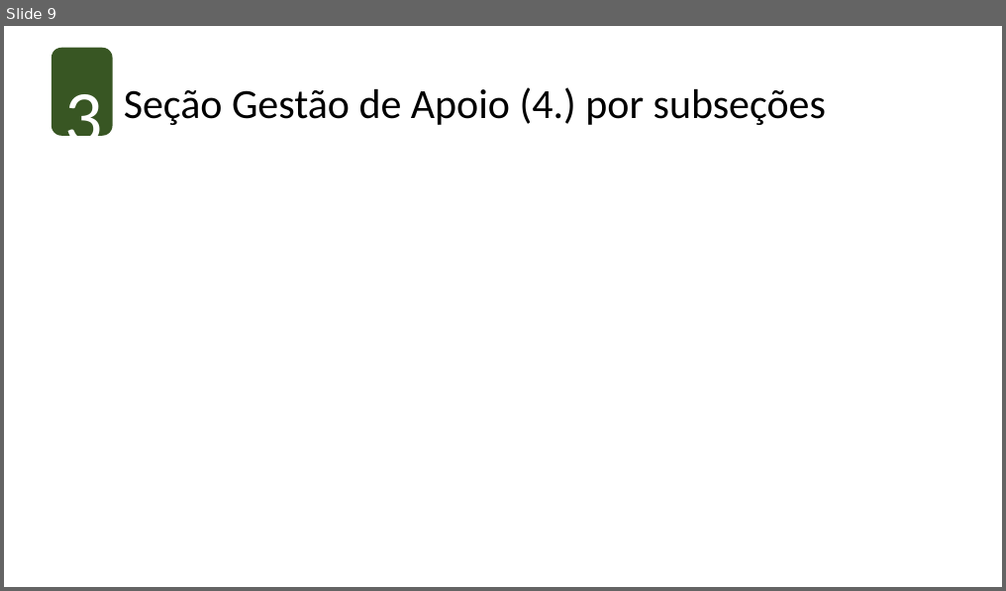
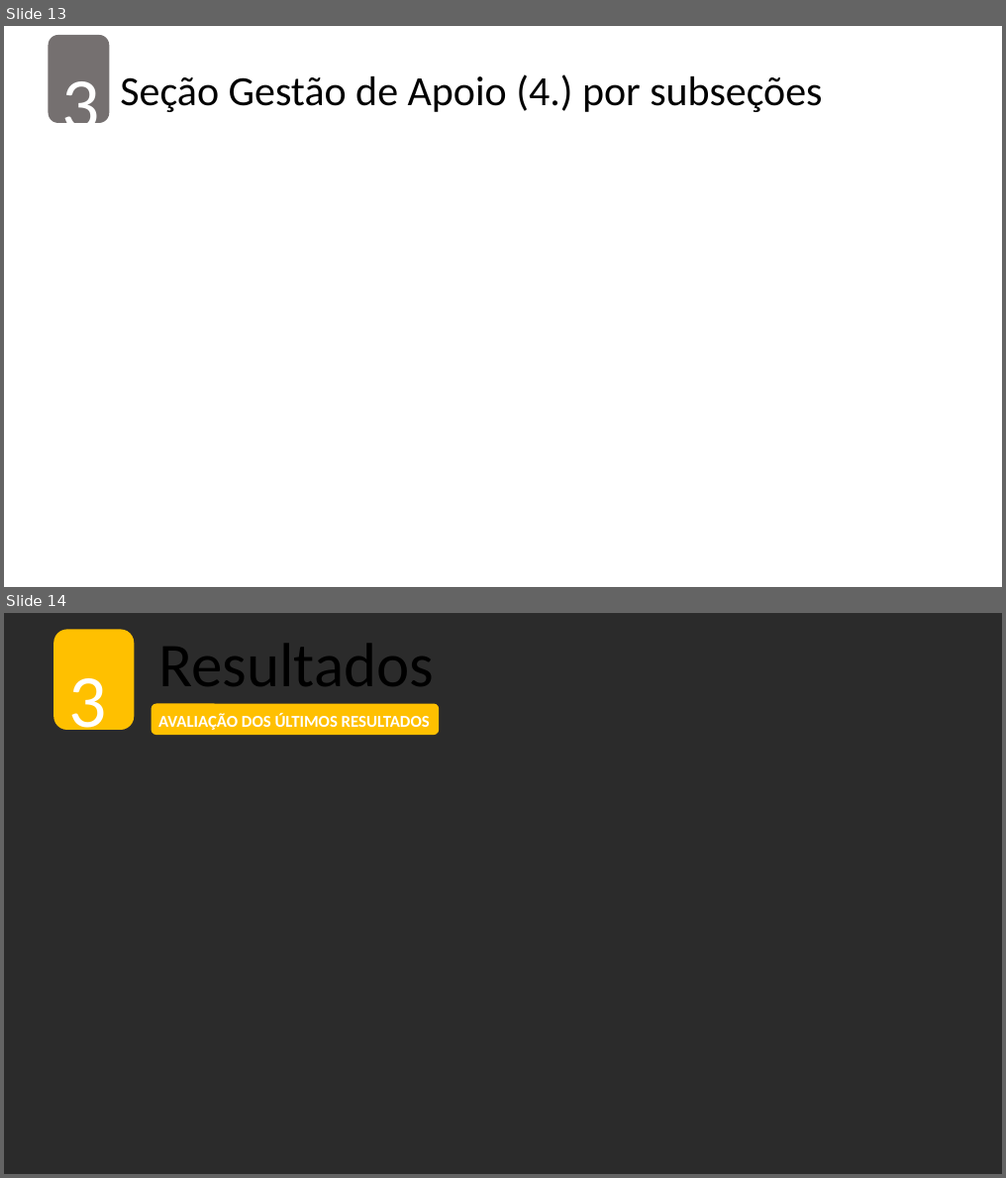
Before and after one commit to gustapfp/dodo, a slide deck: report/helpers/template-ona-report.pptx. Shown one above the other, each under a label of ours: slide 9 before the commit, slides 13 and 14 after it. The pictures are 1006x591 and 1006x1178 pixels, drawn with LibreOffice and Linux fonts; fonts in the diff are those of the drawing; background and template pictures are left out; a plain dark background stands for a picture behind light text. Boxes give left, top, right and bottom in pixels: in the first picture for what was removed or moved away, otherwise in the second. Text is boxed around its words. In the diff, an @@ line names an element or a change of style, - is before the commit and + after.

```diff
--- a/report/helpers/template-ona-report.pptx
+++ b/report/helpers/template-ona-report.pptx
@@ slide 14 added at (x1=4, y1=613, x2=1002, y2=1174), background picture (left out) @@
@@ rounded rectangle added at (x1=54, y1=630, x2=134, y2=730), fill #FFC000 @@
@@ text added at (x1=158, y1=644, x2=434, y2=686), 60 pt, text #000000 @@
+Resultados
@@ text added at (x1=69, y1=678, x2=107, y2=745), 72 pt, text #FFFFFF @@
+3
@@ rounded rectangle added at (x1=152, y1=703, x2=439, y2=735), fill #FFC000 @@
@@ text added at (x1=158, y1=713, x2=430, y2=730), 16 pt, text #FFFFFF, bold @@
+AVALIAÇÃO DOS ÚLTIMOS RESULTADOS
@@ what was slide 9 is now slide 13 @@
@@ slide 13 changed as well @@
@@ 2 texts, 1 rounded rectangle moved together from (x1=52, y1=48, x2=826, y2=161) to (x1=49, y1=35, x2=822, y2=148) @@
@@ rounded rectangle at (x1=49, y1=35, x2=110, y2=123): fill #385623 to #757070 @@
```
Also in this commit, not shown: 7 other slides changed, 4 other slides added, 5 other files.
